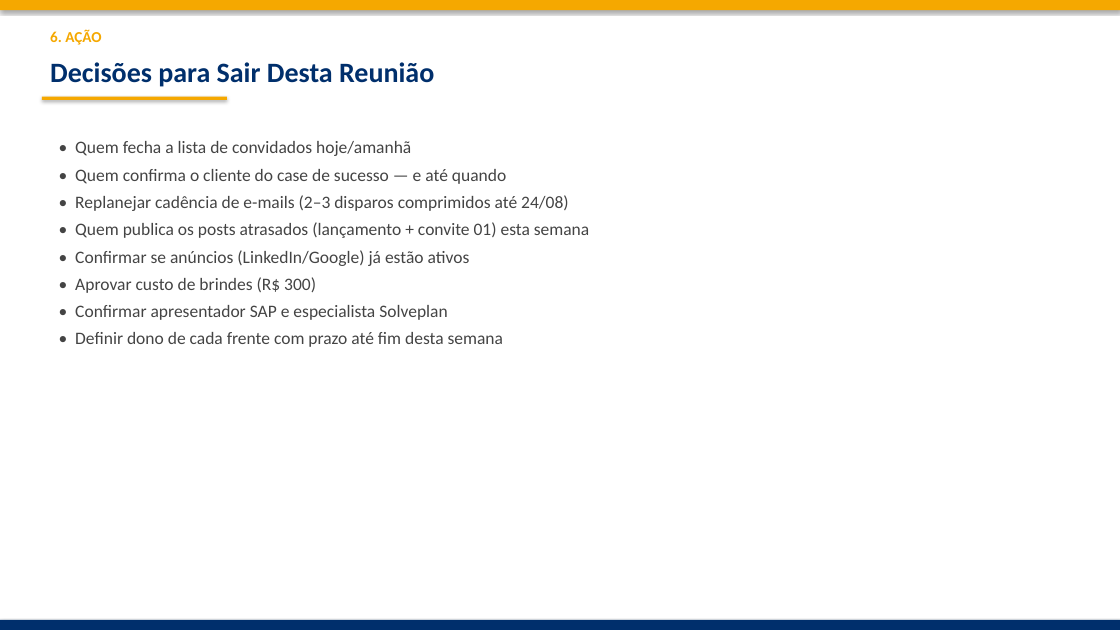
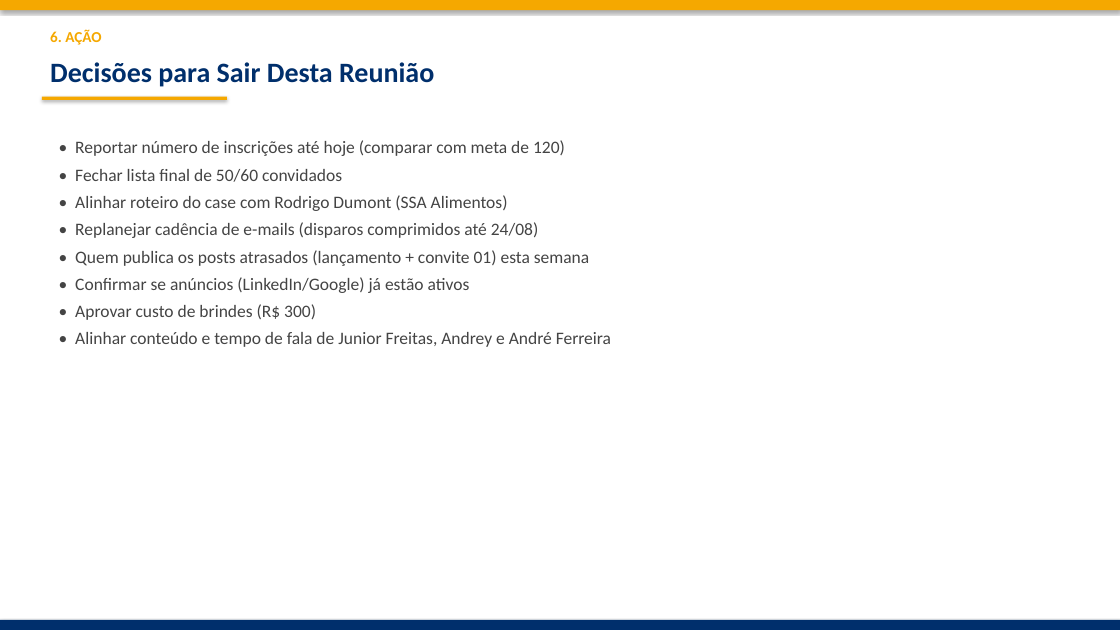
Before and after one commit to frsant96-gif/marketing-agents, a slide deck: slide 8 of eventos/sap-bdc-innovation-day-2026/SAP_BDC_Kickoff_16h_2026-08-14.pptx (slide 7 before the commit). Drawn at 1120x630 pixels with LibreOffice and Linux fonts; fonts in the diff are those of the drawing. Boxes give left, top, right and bottom in pixels: in the first picture for what was removed or moved away, otherwise in the second. Text is boxed around its words. In the diff, an @@ line names an element or a change of style, - is before the commit and + after.

```diff
--- a/eventos/sap-bdc-innovation-day-2026/SAP_BDC_Kickoff_16h_2026-08-14.pptx
+++ b/eventos/sap-bdc-innovation-day-2026/SAP_BDC_Kickoff_16h_2026-08-14.pptx
@@ text at [75, 140, 565, 238]: text changed @@
-• Quem fecha a lista de convidados hoje/amanhã
-• Quem confirma o cliente do case de sucesso — e até quando
-• Replanejar cadência de e-mails (2–3 disparos comprimidos até 24/08)
+• Reportar número de inscrições até hoje (comparar com meta de 120)
+• Fechar lista final de 50/60 convidados
+• Alinhar roteiro do case com Rodrigo Dumont (SSA Alimentos)
+• Replanejar cadência de e-mails (disparos comprimidos até 24/08)
@@ text at [75, 332, 611, 347]: text changed @@
-• Confirmar apresentador SAP e especialista Solveplan
-• Definir dono de cada frente com prazo até fim desta semana
+• Alinhar conteúdo e tempo de fala de Junior Freitas, Andrey e André Ferreira
```
Also in this commit, not shown: 4 other slides changed, 1 slide added, 1 other file.
